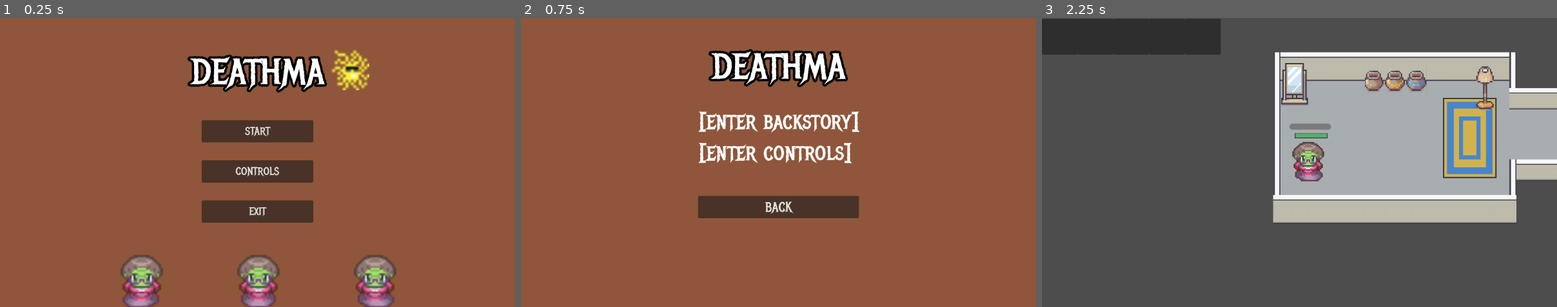
Above: before the commit, frames 1-3 (left to right).
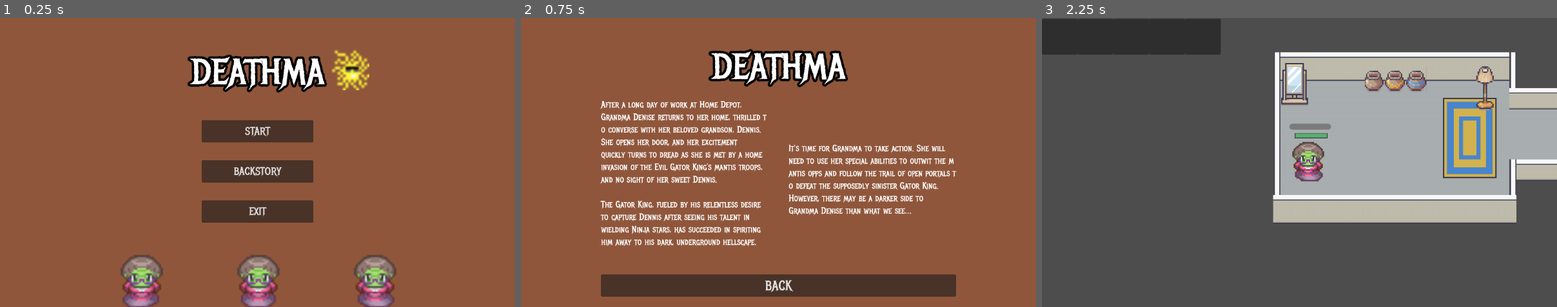
Above: after the commit, the same moments.

Repository: NickPerlich/Deathma
Game: Godot game, scene res://main_menu/main_menu.tscn
Same seed, same stepped clock (60 frames per second), same inputs: the game is played once before the commit and once after it. The engine's default icon, where the game draws it, is replaced by a stand-in: a white triangle on a blue panel in a dark square.
Inputs:
- Up to frame 1 (0.25 s): no input
- Up to frame 2 (0.75 s): click "CONTROLS" (after the commit: "BACKSTORY") at 0.5 s
- Up to frame 3 (2.25 s): click "BACK" at 1.25 s; click "START" at 2 s

The runs differ from the first frame. In frame 1, 0.2% of the frame differs, in the area x 45-55%, y 51-56%; in frame 2, 15%, in the area x 15-85%, y 28-97%; in frame 3, nothing differs.

Commit message:
added backstory

Diff:
--- a/Lab 5 Moving Character/main_menu/controls.tscn
+++ b/Lab 5 Moving Character/main_menu/controls.tscn
@@ -57,15 +57,55 @@
 theme_override_constants/separation = 32
 alignment = 1
 
-[node name="Label" type="Label" parent="TextureRect/MarginContainer/HBoxContainer/VBoxContainer"]
+[node name="Seperator3" type="Control" parent="TextureRect/MarginContainer/HBoxContainer/VBoxContainer"]
+layout_mode = 2
+
+[node name="Seperator6" type="Control" parent="TextureRect/MarginContainer/HBoxContainer/VBoxContainer"]
+layout_mode = 2
+
+[node name="Seperator5" type="Control" parent="TextureRect/MarginContainer/HBoxContainer/VBoxContainer"]
+layout_mode = 2
+
+[node name="Seperator4" type="Control" parent="TextureRect/MarginContainer/HBoxContainer/VBoxContainer"]
+layout_mode = 2
+
+[node name="Seperator2" type="Control" parent="TextureRect/MarginContainer/HBoxContainer/VBoxContainer"]
+layout_mode = 2
+
+[node name="HBoxContainer" type="HBoxContainer" parent="TextureRect/MarginContainer/HBoxContainer/VBoxContainer"]
+layout_mode = 2
+theme_override_constants/separation = 50
+
+[node name="Label2" type="Label" parent="TextureRect/MarginContainer/HBoxContainer/VBoxContainer/HBoxContainer"]
 layout_mode = 2
 theme_override_fonts/font = ExtResource("3_nxaib")
-theme_override_font_sizes/font_size = 54
-text = "[enter backstory]
-[enter controls]"
+theme_override_font_sizes/font_size = 20
+text = "After a long day of work at Home Depot,
+Grandma Denise returns to her home, thrilled t
+o converse with her beloved grandson, Dennis.
+She opens her door, and her excitement
+quickly turns to dread as she is met by a home
+invasion of the Evil Gator King’s mantis troops,
+and no sight of her sweet Dennis.
 
-[node name="Seperator" type="Control" parent="TextureRect/MarginContainer/HBoxContainer/VBoxContainer"]
+The Gator King, fueled by his relentless desire
+to capture Dennis after seeing his talent in
+wielding Ninja stars, has succeeded in spiriting
+him away to his dark, underground hellscape.
+
+"
+
+[node name="Label" type="Label" parent="TextureRect/MarginContainer/HBoxContainer/VBoxContainer/HBoxContainer"]
 layout_mode = 2
+theme_override_fonts/font = ExtResource("3_nxaib")
+theme_override_font_sizes/font_size = 20
+text = "It's time for Grandma to take action. She will
+need to use her special abilities to outwit the m
+antis opps and follow the trail of open portals t
+o defeat the supposedly sinister Gator King.
+However, there may be a darker side to
+Grandma Denise than what we see…
+"
 
 [node name="Back_Button" type="Button" parent="TextureRect/MarginContainer/HBoxContainer/VBoxContainer"]
 custom_minimum_size = Vector2(50, 50)
--- a/Lab 5 Moving Character/main_menu/main_menu.tscn
+++ b/Lab 5 Moving Character/main_menu/main_menu.tscn
@@ -78,7 +78,7 @@
 layout_mode = 2
 theme_override_fonts/font = ExtResource("2_lkslf")
 theme_override_font_sizes/font_size = 24
-text = "CONTROLS"
+text = "BACKSTORY"
 
 [node name="Exit_button" type="Button" parent="MarginContainer/HBoxContainer/VBoxContainer"]
 custom_minimum_size = Vector2(120, 50)
